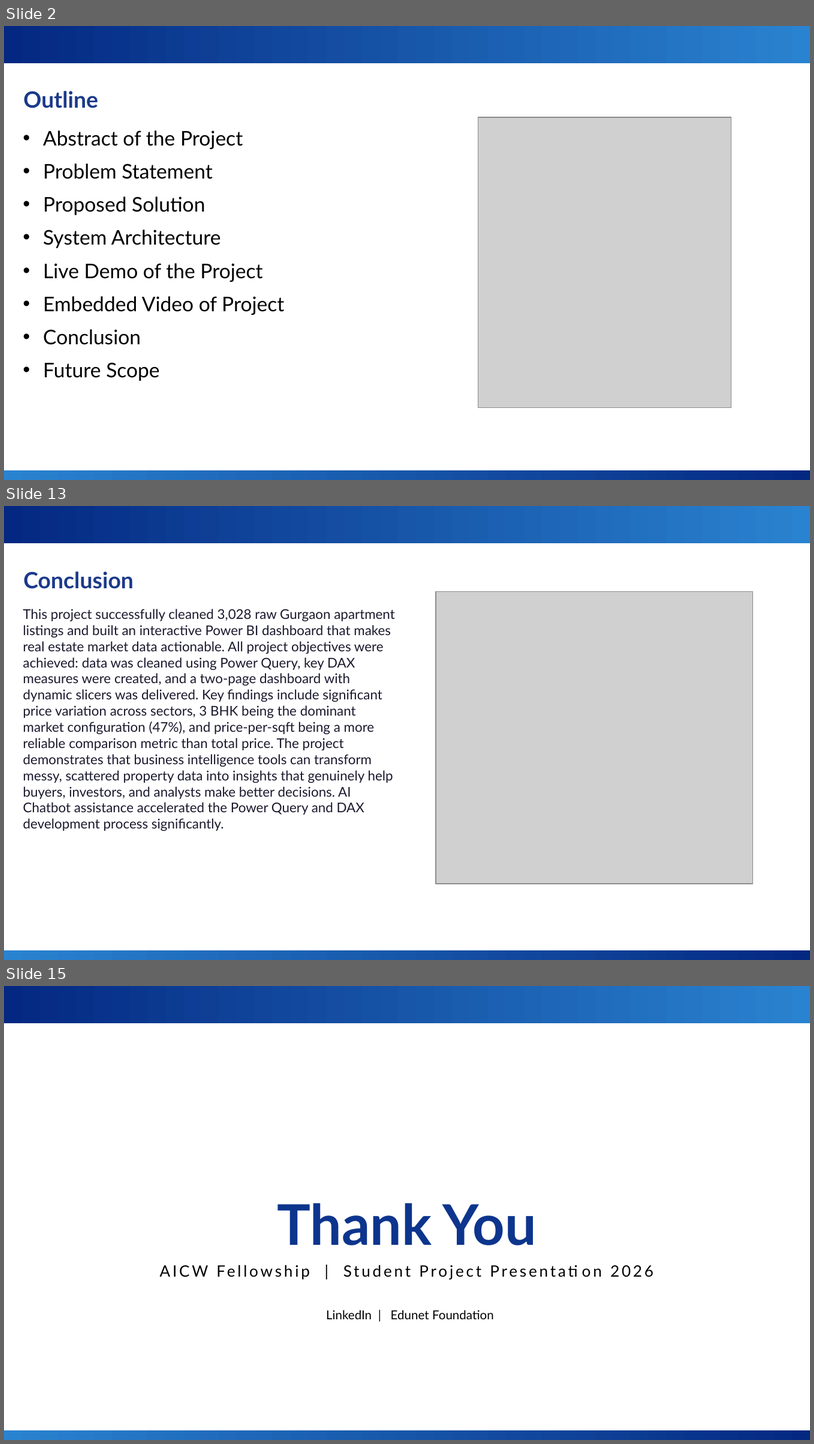
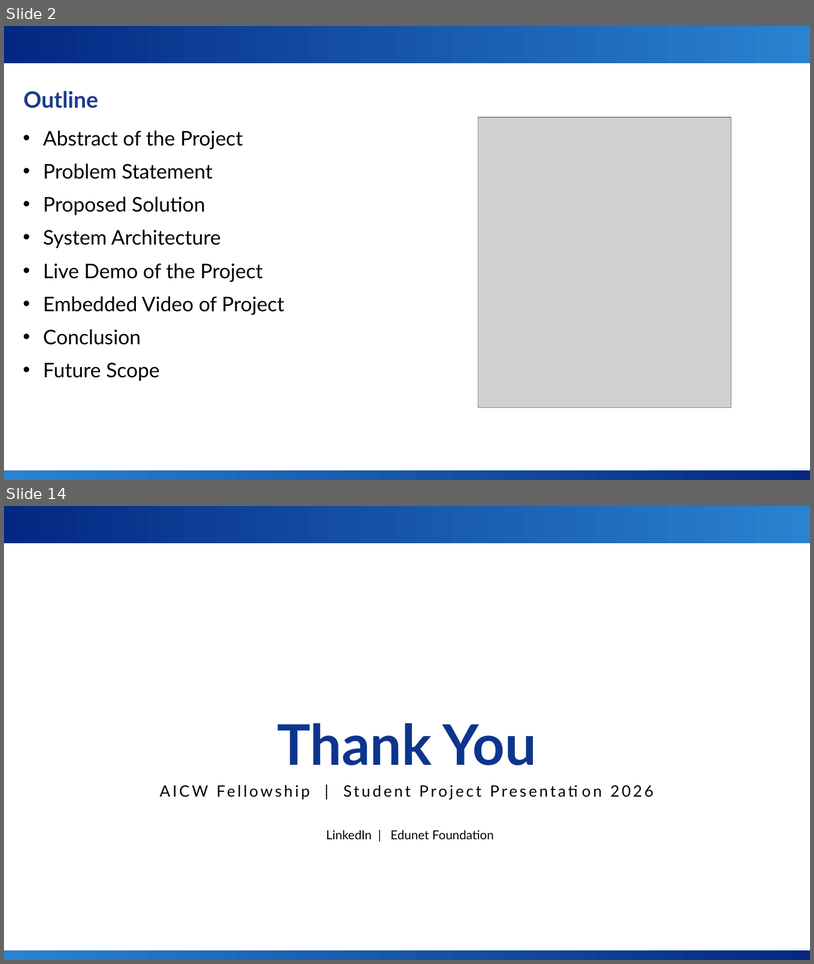
Before and after one commit to PrassiddhiSachdeva/Real-estate-Gurgaon-Power-BI-Dashboard, a slide deck: Gurgaon_RealEstate_Presentation.pptx. Shown one above the other, each under a label of ours: slides 2, 13 and 15 before the commit, slides 2 and 14 after it; the slides between them are not shown. The pictures are 814x1444 and 814x964 pixels, drawn with LibreOffice and Linux fonts; fonts in the diff are those of the drawing; grey boxes stand for pictures; background and template pictures are left out. Boxes give left, top, right and bottom in pixels: in the first picture for what was removed or moved away, otherwise in the second. Text is boxed around its words. In the diff, an @@ line names an element or a change of style, - is before the commit and + after.

```diff
--- a/Gurgaon_RealEstate_Presentation.pptx
+++ b/Gurgaon_RealEstate_Presentation.pptx
@@ slide 13 removed at <box>4,506,810,960</box>, background #FFFFFF; not listed: 2 template elements that a slide beside it also shows @@
@@ text removed at <box>23,571,134,589</box> @@
-Conclusion
@@ picture removed at <box>436,591,753,883</box> @@
@@ text removed at <box>23,609,395,831</box> @@
-This project successfully cleaned 3,028 raw Gurgaon apartment listings and built an interactive Power BI dashboard that makes real estate market data actionable. All project objectives were achieved: data was cleaned using Power Query, key DAX measures were created, and a two-page dashboard with dynamic slicers was delivered. Key findings include significant price variation across sectors, 3 BHK being the dominant market configuration (47%), and price-per-sqft being a more reliable comparison metric than total price. The project demonstrates that business intelligence tools can transform messy, scattered property data into insights that genuinely help buyers, investors, and analysts make better decisions. AI Chatbot assistance accelerated the Power Query and DAX development process significantly.
@@ what was slide 15 is now slide 14 @@
```
Also in this commit, not shown: 7 slides changed, 4 slides added, 4 other slides removed, 5 other files.
